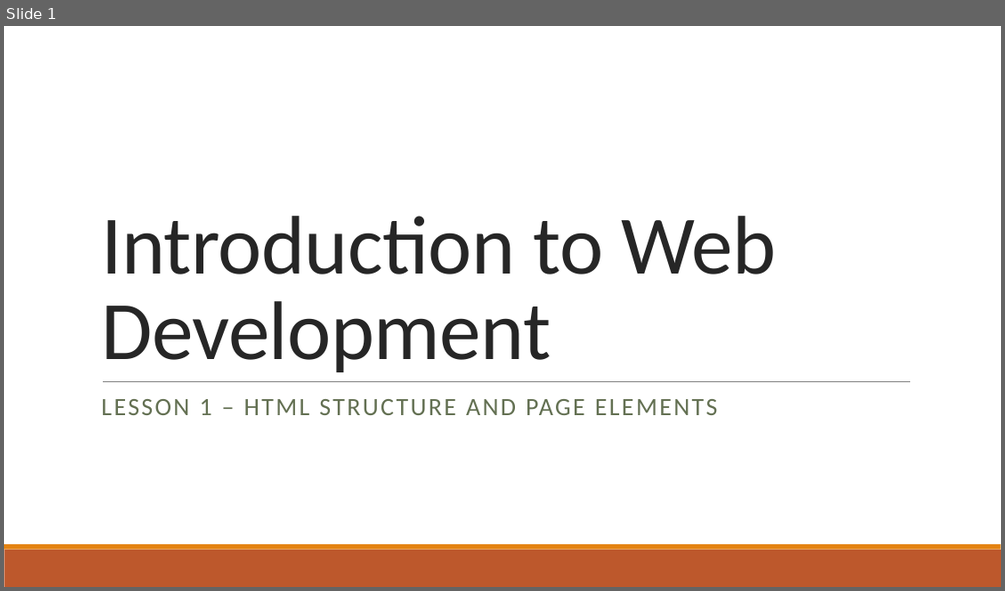
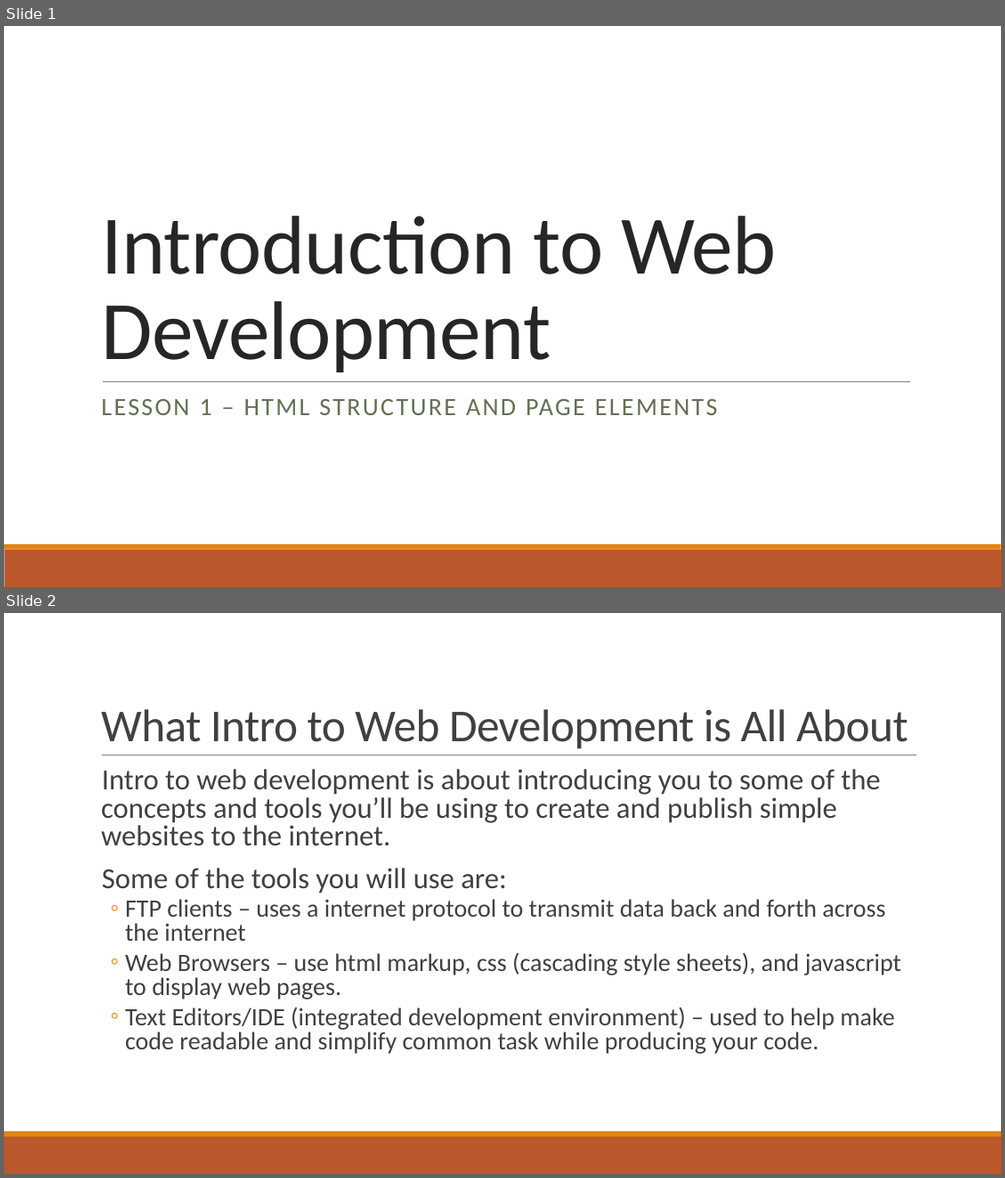
Before and after one commit to Code-Flo/Introduction_To_Web_Development, a slide deck: Class 1/Introduction to Web Development_Lesson1.pptx. Shown one above the other, each under a label of ours: slide 1 before the commit, slides 1 and 2 after it. The pictures are 1005x591 and 1005x1178 pixels, drawn with LibreOffice and Linux fonts; fonts in the diff are those of the drawing. Boxes give left, top, right and bottom in pixels: in the first picture for what was removed or moved away, otherwise in the second. Text is boxed around its words. In the diff, an @@ line names an element or a change of style, - is before the commit and + after.

```diff
--- a/Class 1/Introduction to Web Development_Lesson1.pptx
+++ b/Class 1/Introduction to Web Development_Lesson1.pptx
@@ slide 2 added at (4,613,1001,1174), background #FFFFFF; not listed: 2 template elements that a slide beside it also shows @@
@@ title added at (101,709,908,749), 44 pt, text #404040 @@
+What Intro to Web Development is All About
@@ text added at (101,769,901,1054), 24 pt, text #404040 @@
+  Intro to web development is about introducing you to some of the concepts and tools you’ll be using to create and publish simple websites to the internet.
+  Some of the tools you will use are:
+  ◦ FTP clients – uses a internet protocol to transmit data back and forth across the internet
+  ◦ Web Browsers – use html markup, css (cascading style sheets), and javascript to display web pages.
+  ◦ Text Editors/IDE (integrated development environment) – used to help make code readable and simplify common task while producing your code.
@@ line added from (102, 755) to (917, 755), #808080 0.5 pt @@
```
Also in this commit, not shown: 2 slides changed, 2 other slides added, 9 other files.
